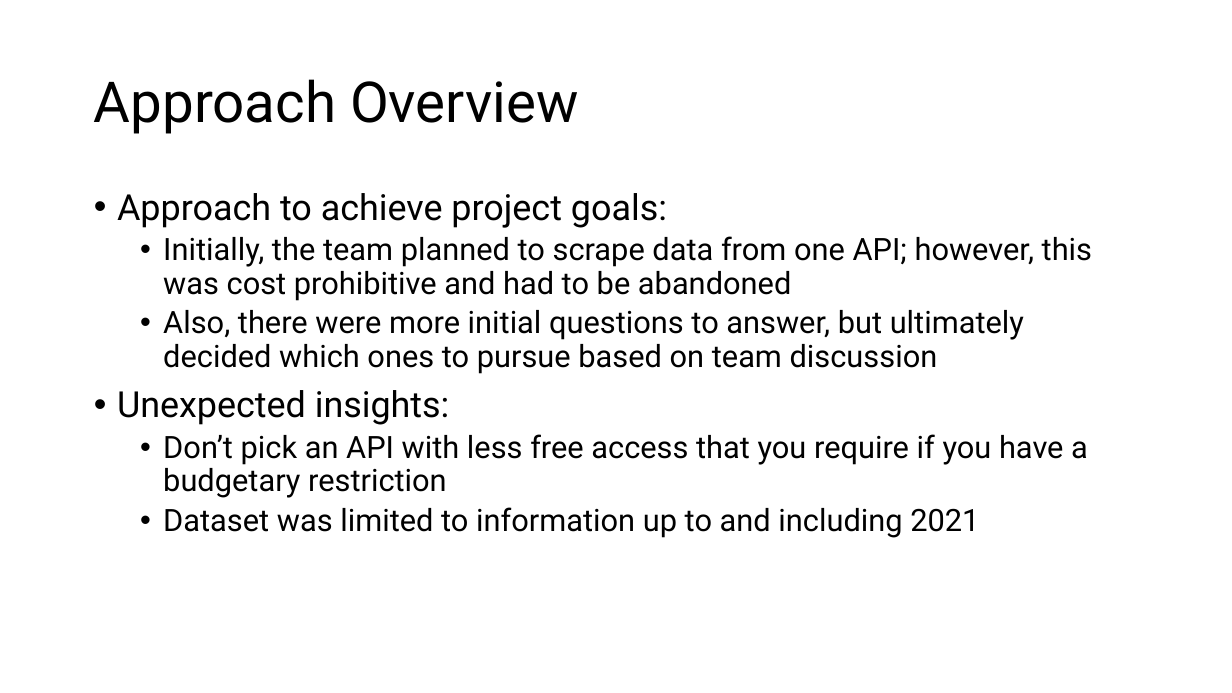
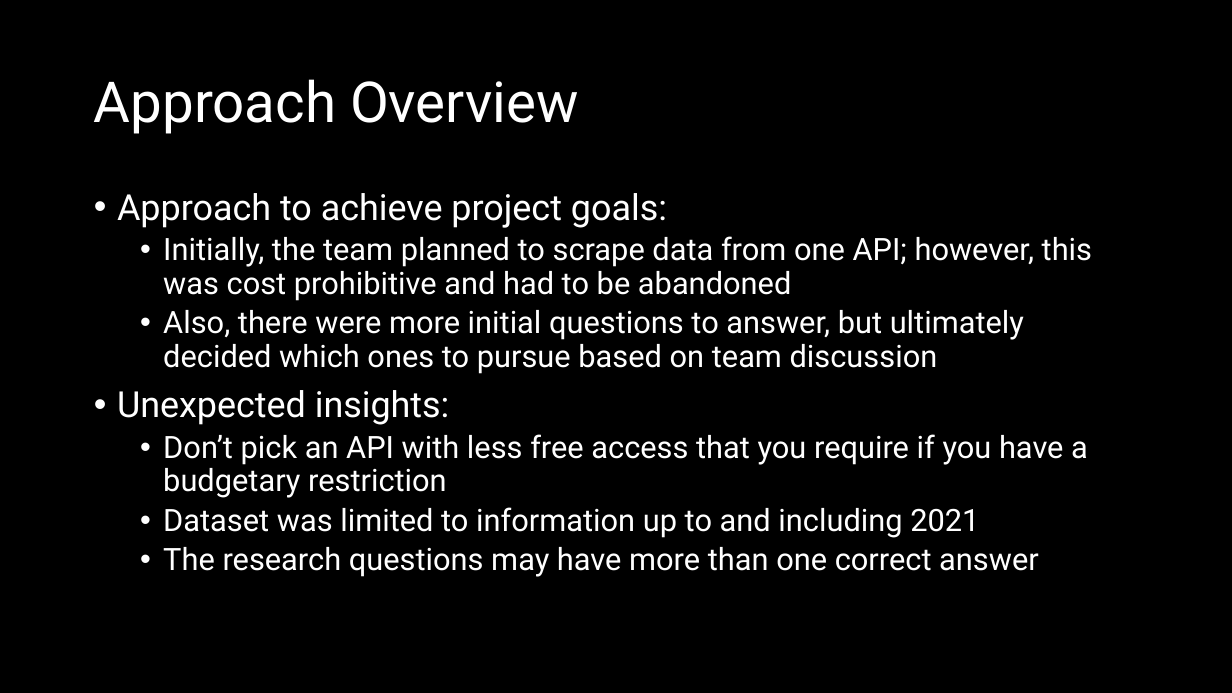
Before and after one commit to Christian-Albertini/UNC-Project-1, a slide deck: slide 7 of what_are_we_watching_tonight.pptx. Drawn at 1232x693 pixels with LibreOffice and Linux fonts; fonts in the diff are those of the drawing. Boxes give left, top, right and bottom in pixels: in the first picture for what was removed or moved away, otherwise in the second. Text is boxed around its words. In the diff, an @@ line names an element or a change of style, - is before the commit and + after.

```diff
--- a/what_are_we_watching_tonight.pptx
+++ b/what_are_we_watching_tonight.pptx
@@ background #FFFFFF to #000000 @@
@@ title "Approach Overview" at box(94, 79, 579, 134): text colour #000000 to #FFFFFF @@
@@ text at box(117, 193, 1092, 538): text colour #000000 to #FFFFFF in "Approach to achieve project goals:", "Initially, the team planned to scrape data ...", "Also, there were more initial questions to ...", "Unexpected insights:" and 2 more places @@
@@ text at box(163, 547, 1039, 577): paragraph added @@
+  • The research questions may have more than one correct answer
```
Also in this commit, not shown: 7 other slides changed, 17 slides added, 6 slides removed.
